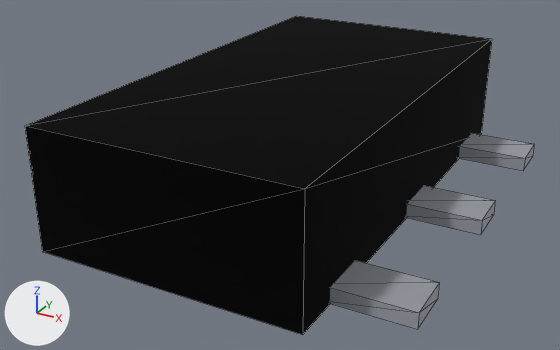
An edit to the glTF model parts/ams1117-sot223/ams1117-sot223.glb, drawn before and after from the same camera.
Camera for both pictures: a 50 mm lens placed at (0.00466, -0.00902, 0.00462), pointed at (-0.00018, -0.00021, 0.00021). Lighting does not change. The marker at lower left points along +X, +Y and +Z. The older version comes first. Mesh edges are drawn as thin lines. Where no turn or scale is listed for an object, it has been applied to the vertices. Vertices at exactly the same position are counted once.

Before the edit, the objects in view are built like this:
```python
mat_mat_0 = principled_material('mat_0')
mat_mat_0.base_color = (0.0103, 0.0103, 0.0103)  # black #1a1a1a
mat_mat_0.metallic = 1.0
mat_mat_0.roughness = 1.0
mat_mat_1 = principled_material('mat_1')
mat_mat_1.base_color = (0.558, 0.578, 0.617)  # light grey #c5c8ce
mat_mat_1.metallic = 1.0
mat_mat_1.roughness = 1.0
me_mesh_0 = bpy.data.meshes.new('Mesh_0')
me_mesh_0.from_pydata(...)  # a box spanning x -0.00175..0.00175, y -0.00325..0.00325, z -0.0008..0.0008
me_mesh_0.materials.append(mat_mat_0)  # black #1a1a1a
me_mesh_1 = bpy.data.meshes.new('Mesh_1')
me_mesh_1.from_pydata(...)  # a box spanning x -0.00058..0.00058, y -0.00033..0.00033, z -0.0001..0.0001; a box spanning x -0.00058..0.00058, y 0.00198..0.00263, z -0.0001..0.0001; a box spanning x -0.00058..0.00058, y 0.00428..0.00493, z -0.0001..0.0001; a box spanning x -0.00565..-0.00355, y 0.00065..0.00395, z -0.00009..0.00033
me_mesh_1.materials.append(mat_mat_1)  # light grey #c5c8ce
ob_mesh_0 = bpy.data.objects.new('Mesh_0', me_mesh_0)
ob_mesh_0.location = (0.0, 0.0, 0.00085)
ob_mesh_1 = bpy.data.objects.new('Mesh_1', me_mesh_1)
ob_mesh_1.location = (0.00215, -0.0023, 0.00016)
```
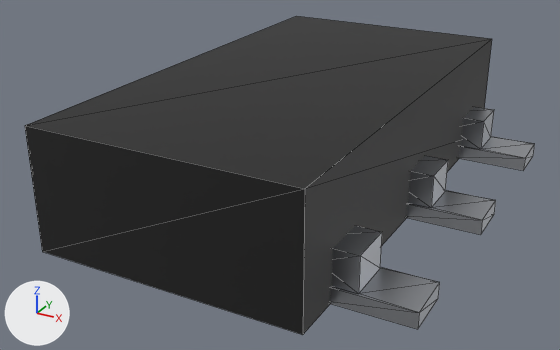
Where the newer file only moved an object's origin or applied its transform, the numbers keep the older frame.

Location of each change, [x1, y1, x2, y2] in pixels of the pictures (560 x 350 px):
'Mesh_0', surface changed (lighter): [25, 16, 492, 335] in both
'Mesh_1', surface changed, reshaped (13% taller): before [330, 133, 535, 329]; after [330, 107, 535, 329]
part 1 of me_mesh_1, built on: before [331, 133, 534, 312]; after [331, 107, 534, 312]

Edits to the bpy script that builds the scene:
```text
Change mat_mat_0:
    mat_mat_0.metallic: 1.0 -> 0.0
    mat_mat_0.roughness: 1.0 -> 0.52
Change mat_mat_1:
    mat_mat_1.roughness: 1.0 -> 0.36
Change me_mesh_1:
    used by ob_mesh_1; location = (0.00215, -0.0023, 0.00016)
    remove me_mesh_1.from_pydata(...)  # 32 vertices, 48 faces; spans x -0.00565..0.00058, y -0.00033..0.00493, z -0.0001..0.00033
    add me_mesh_1.from_pydata(...)  # 80 vertices, 144 faces; spans x -0.00565..0.00057, y -0.00033..0.00493, z -0.0001..0.00078
    me_mesh_1 part 1
    12 faces are deleted
    6 vertices are added at (-0.00058, 0.00029, 0.0001), (-0.00058, 0.00259, 0.0001), (-0.00058, 0.00489, 0.0001), (-0.00058, -0.00029, 0.0001), (-0.00058, 0.00201, 0.0001), (-0.00058, 0.00431, 0.0001)
    6 new vertices lie (0.0, 0.0, 0.00025) away from vertices in x -0.00058, y -0.00029..0.00489, z 0.0001
    6 new vertices lie (-0.0003, 0.0, 0.0) away from vertices in x -0.00058, y -0.00029..0.00489, z 0.00035
    6 new vertices lie (-0.0003, 0.0, 0.0002) away from vertices in x -0.00058, y -0.00029..0.00489, z 0.00035
    6 new vertices lie (0.00049, 0.0, 0.0) away from vertices in x -0.00058, y -0.00029..0.00489, z 0.0001
    6 new vertices lie (0.00049, 0.0, 0.0002) away from vertices in x -0.00058, y -0.00029..0.00489, z 0.00035
    84 new faces join them
    other edits to the shape of me_mesh_1 do not show in these pictures
```
